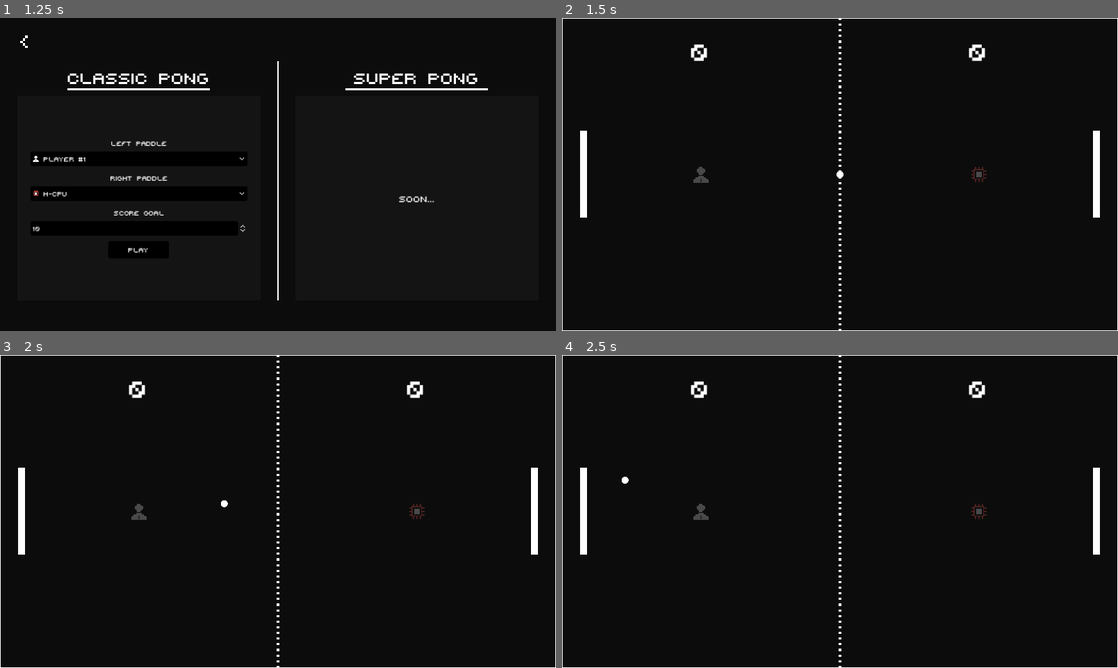
Above: before the commit, frames 1-4 (two rows, left to right).
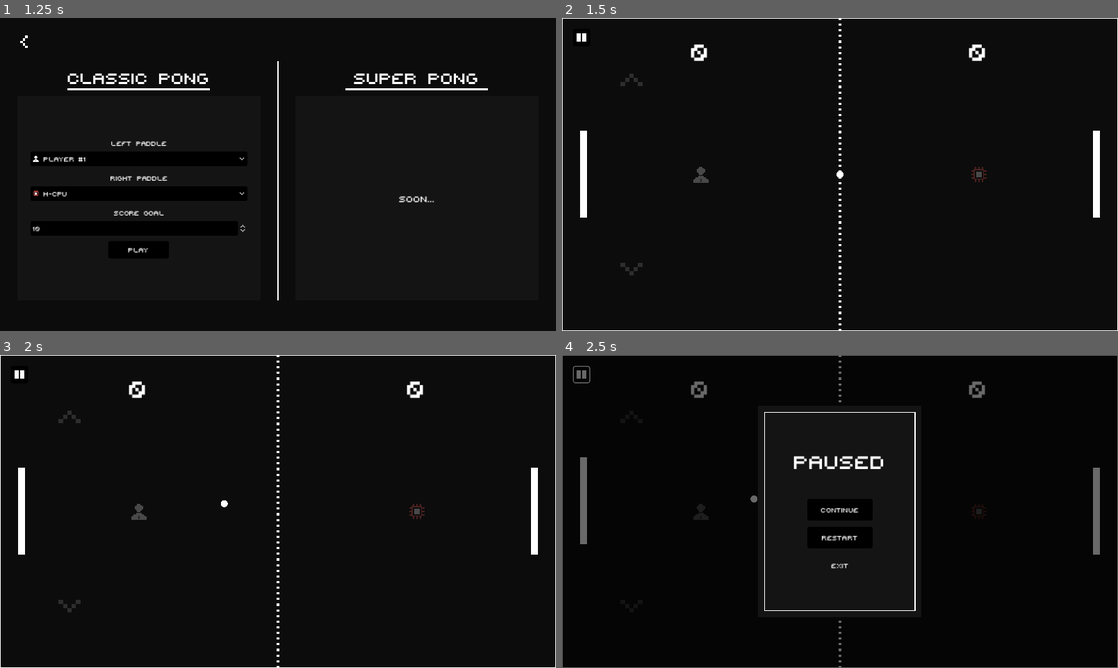
Above: after the commit, the same moments.

Repository: IamFastre/super-pong
Game: Godot game, scene res://scenes/levels/main_menu.tscn
Same seed, same stepped clock (60 frames per second), same inputs: the game is played once before the commit and once after it.
Inputs (mouse positions are in pixels of both pictures, inside the frame that each line leads up to):
- Up to frame 1 (1.25 s): click "Start" at 0.5 s
- Up to frame 2 (1.5 s): click "Play" at 1.25 s
- Up to frame 3 (2 s): no input
- Up to frame 4 (2.5 s): click (584, 373) at 2.02 s

Frame 1 is identical in both runs. In frame 2, 0.1% of the frame differs, in the area x 2-15%, y 4-83%; in frame 3, 0.1%; in frame 4, 3.0%, in the area x 0-100%, y 0-100%.

Commit message:
touch screen overlay

Diff:
--- a/project.godot
+++ b/project.godot
@@ -88,6 +88,10 @@
 ]
 }
 
+[input_devices]
+
+pointing/emulate_touch_from_mouse=true
+
 [rendering]
 
 environment/defaults/default_clear_color=Color(0.0470588, 0.0470588, 0.0470588, 1)
--- a/scenes/levels/classic_game.tscn
+++ b/scenes/levels/classic_game.tscn
@@ -9,8 +9,7 @@
 [ext_resource type="PackedScene" uid="uid://dvb1h8bxlrwhn" path="res://scenes/wall.tscn" id="5_vegqf"]
 [ext_resource type="Texture2D" uid="uid://cydgbs0cjm5ip" path="res://assets/sprites/net.png" id="6_4ac5h"]
 [ext_resource type="Texture2D" uid="uid://c4ttu450ldlbl" path="res://assets/icons/cpu.png" id="6_gs3vl"]
-[ext_resource type="Theme" uid="uid://6okv6pwxtji0" path="res://ui/themes/main.tres" id="9_gurx6"]
-[ext_resource type="Texture2D" uid="uid://bhbp6560u0mtw" path="res://ui/assets/pause.png" id="10_n6lk1"]
+[ext_resource type="PackedScene" uid="uid://dkxh6emd3snvb" path="res://scenes/touch_overlay.tscn" id="10_jr1qp"]
 
 [node name="Classic" type="Node" node_paths=PackedStringArray("left_goal", "left_label", "left_icon", "right_goal", "right_label", "right_icon")]
 script = ExtResource("1_ubcwj")
@@ -135,31 +134,8 @@
 width = 2.0
 antialiased = true
 
-[node name="HUD" type="Control" parent="."]
-visible = false
-layout_mode = 3
-anchors_preset = 0
-offset_right = 1280.0
-offset_bottom = 720.0
-theme = ExtResource("9_gurx6")
-
-[node name="PauseButton" type="Button" parent="HUD"]
-texture_filter = 1
-layout_mode = 1
-anchors_preset = -1
-anchor_left = 0.035
-anchor_top = 0.062
-anchor_right = 0.035
-anchor_bottom = 0.062
-offset_left = -19.8
-offset_top = -19.64
-offset_right = 20.2
-offset_bottom = 20.36
-grow_horizontal = 2
-icon = ExtResource("10_n6lk1")
-expand_icon = true
-
 [node name="Camera2D" type="Camera2D" parent="."]
 position = Vector2(640, 360)
 
-[connection signal="pressed" from="HUD/PauseButton" to="." method="pause"]
+[node name="TouchOverlay" parent="." node_paths=PackedStringArray("game") instance=ExtResource("10_jr1qp")]
+game = NodePath("..")
--- a/scenes/levels/scripts/game_mode.gd
+++ b/scenes/levels/scripts/game_mode.gd
@@ -47,7 +47,7 @@
 		for b in balls:
 			b.movement_disabled = not running
 
-		Input.set_mouse_mode(Input.MOUSE_MODE_HIDDEN if value else Input.MOUSE_MODE_VISIBLE)
+		Input.set_mouse_mode(Input.MOUSE_MODE_HIDDEN if running else Input.MOUSE_MODE_VISIBLE)
 
 var balls:Array[BallNode]
 
--- a/scenes/levels/super_game.tscn
+++ b/scenes/levels/super_game.tscn
@@ -10,8 +10,7 @@
 [ext_resource type="PackedScene" uid="uid://5i38r16ygifq" path="res://scenes/paddles/speedy_paddle.tscn" id="5_cfg58"]
 [ext_resource type="PackedScene" uid="uid://dvb1h8bxlrwhn" path="res://scenes/wall.tscn" id="5_lcdnq"]
 [ext_resource type="Texture2D" uid="uid://cydgbs0cjm5ip" path="res://assets/sprites/net.png" id="6_liov1"]
-[ext_resource type="Theme" uid="uid://6okv6pwxtji0" path="res://ui/themes/main.tres" id="8_gshl0"]
-[ext_resource type="Texture2D" uid="uid://bhbp6560u0mtw" path="res://ui/assets/pause.png" id="9_yhjls"]
+[ext_resource type="PackedScene" uid="uid://dkxh6emd3snvb" path="res://scenes/touch_overlay.tscn" id="11_lbd37"]
 
 [node name="SuperGame" type="Node" node_paths=PackedStringArray("left_goal", "left_label", "left_icon", "right_goal", "right_label", "right_icon")]
 script = ExtResource("1_s71rq")
@@ -137,29 +136,8 @@
 width = 2.0
 antialiased = true
 
-[node name="HUD" type="Control" parent="."]
-visible = false
-layout_mode = 3
-anchors_preset = 0
-offset_right = 1280.0
-offset_bottom = 720.0
-theme = ExtResource("8_gshl0")
-
-[node name="PauseButton" type="Button" parent="HUD"]
-texture_filter = 1
-layout_mode = 1
-anchors_preset = -1
-anchor_left = 0.035
-anchor_top = 0.062
-anchor_right = 0.035
-anchor_bottom = 0.062
-offset_left = -19.8
-offset_top = -19.64
-offset_right = 20.2
-offset_bottom = 20.36
-grow_horizontal = 2
-icon = ExtResource("9_yhjls")
-expand_icon = true
-
 [node name="Camera2D" type="Camera2D" parent="."]
 position = Vector2(640, 360)
+
+[node name="TouchOverlay" parent="." node_paths=PackedStringArray("game") instance=ExtResource("11_lbd37")]
+game = NodePath("..")
--- /dev/null
+++ b/scenes/scripts/touch_overlay.gd
@@ -0,0 +1,35 @@
+extends Control
+
+@export var game:GameMode
+
+@export_group("Left", "left_")
+@export var left_parent:Node2D
+@export var left_up:TouchScreenButton
+@export var left_ability:TouchScreenButton
+@export var left_down:TouchScreenButton
+
+@export_group("Right", "right_")
+@export var right_parent:Node2D
+@export var right_up:TouchScreenButton
+@export var right_ability:TouchScreenButton
+@export var right_down:TouchScreenButton
+
+@onready var pause_button:Button = $PauseButton
+
+func _ready() -> void:
+	visible = Utilities.has_touch_screen
+	pause_button.pressed.connect(game.pause)
+
+	if game.left_info.is_human:
+		left_up.action      = "p%s_up" % game.left_info.mode
+		left_ability.action = "p%s_ability" % game.left_info.mode
+		left_down.action    = "p%s_down" % game.left_info.mode
+	else:
+		left_parent.visible = false
+
+	if game.right_info.is_human:
+		right_up.action      = "p%s_up" % game.right_info.mode
+		right_ability.action = "p%s_ability" % game.right_info.mode
+		right_down.action    = "p%s_down" % game.right_info.mode
+	else:
+		right_parent.visible = false
--- /dev/null
+++ b/scenes/touch_overlay.tscn
@@ -0,0 +1,106 @@
+[gd_scene load_steps=8 format=3 uid="uid://dkxh6emd3snvb"]
+
+[ext_resource type="Theme" uid="uid://6okv6pwxtji0" path="res://ui/themes/main.tres" id="1_ybbqi"]
+[ext_resource type="Script" path="res://scenes/scripts/touch_overlay.gd" id="2_cqu4o"]
+[ext_resource type="Texture2D" uid="uid://bhbp6560u0mtw" path="res://ui/assets/pause.png" id="3_73ras"]
+[ext_resource type="Texture2D" uid="uid://ksnba1r771nk" path="res://ui/assets/dropdown.png" id="4_q2lri"]
+
+[sub_resource type="RectangleShape2D" id="RectangleShape2D_okuox"]
+size = Vector2(320, 285)
+
+[sub_resource type="RectangleShape2D" id="RectangleShape2D_ony81"]
+size = Vector2(320, 150)
+
+[sub_resource type="RectangleShape2D" id="RectangleShape2D_8pddn"]
+size = Vector2(320, 285)
+
+[node name="TouchOverlay" type="Control" node_paths=PackedStringArray("left_parent", "left_up", "left_ability", "left_down", "right_parent", "right_up", "right_ability", "right_down")]
+z_index = 1
+layout_mode = 3
+anchors_preset = 0
+offset_right = 1280.0
+offset_bottom = 720.0
+theme = ExtResource("1_ybbqi")
+script = ExtResource("2_cqu4o")
+left_parent = NodePath("PlayerLeft")
+left_up = NodePath("PlayerLeft/Up")
+left_ability = NodePath("PlayerLeft/Ability")
+left_down = NodePath("PlayerLeft/Down")
+right_parent = NodePath("PlayerRight")
+right_up = NodePath("PlayerRight/Up")
+right_ability = NodePath("PlayerRight/Ability")
+right_down = NodePath("PlayerRight/Down")
+
+[node name="PauseButton" type="Button" parent="."]
+texture_filter = 1
+layout_mode = 1
+anchors_preset = -1
+anchor_left = 0.035
+anchor_top = 0.062
+anchor_right = 0.035
+anchor_bottom = 0.062
+offset_left = -19.8
+offset_top = -19.64
+offset_right = 20.2
+offset_bottom = 20.36
+grow_horizontal = 2
+icon = ExtResource("3_73ras")
+expand_icon = true
+
+[node name="PlayerLeft" type="Node2D" parent="."]
+position = Vector2(160, 360)
+
+[node name="Up" type="TouchScreenButton" parent="PlayerLeft"]
+position = Vector2(0, -217.5)
+shape = SubResource("RectangleShape2D_okuox")
+passby_press = true
+
+[node name="Icon" type="Sprite2D" parent="PlayerLeft/Up"]
+modulate = Color(1, 1, 1, 0.137255)
+texture_filter = 1
+scale = Vector2(5, 5)
+texture = ExtResource("4_q2lri")
+flip_v = true
+
+[node name="Ability" type="TouchScreenButton" parent="PlayerLeft"]
+shape = SubResource("RectangleShape2D_ony81")
+
+[node name="Down" type="TouchScreenButton" parent="PlayerLeft"]
+position = Vector2(0, 217.5)
+shape = SubResource("RectangleShape2D_8pddn")
+passby_press = true
+
+[node name="Icon" type="Sprite2D" parent="PlayerLeft/Down"]
+modulate = Color(1, 1, 1, 0.137255)
+texture_filter = 1
+scale = Vector2(5, 5)
+texture = ExtResource("4_q2lri")
+
+[node name="PlayerRight" type="Node2D" parent="."]
+position = Vector2(1120, 360)
+
+[node name="Up" type="TouchScreenButton" parent="PlayerRight"]
+position = Vector2(0, -217.5)
+shape = SubResource("RectangleShape2D_okuox")
+passby_press = true
+
+[node name="Icon" type="Sprite2D" parent="PlayerRight/Up"]
+modulate = Color(1, 1, 1, 0.137255)
+texture_filter = 1
+scale = Vector2(5, 5)
+texture = ExtResource("4_q2lri")
+flip_v = true
+
+[node name="Ability" type="TouchScreenButton" parent="PlayerRight"]
+shape = SubResource("RectangleShape2D_ony81")
+
+[node name="Down" type="TouchScreenButton" parent="PlayerRight"]
+position = Vector2(0, 217.5)
+shape = SubResource("RectangleShape2D_8pddn")
+passby_press = true
+
+[node name="Icon" type="Sprite2D" parent="PlayerRight/Down"]
+modulate = Color(1, 1, 1, 0.137255)
+texture_filter = 1
+scale = Vector2(5, 5)
+texture = ExtResource("4_q2lri")
--- a/scripts/utilities.gd
+++ b/scripts/utilities.gd
@@ -2,6 +2,9 @@
 
 @onready var screensize:Vector2 = get_viewport().content_scale_size
 @onready var center:Vector2 = screensize / 2
+@onready var has_touch_screen:bool = DisplayServer.is_touchscreen_available()
+
+#=====================================================================#
 
 func _input(event:InputEvent) -> void:
 	if event.is_action_pressed("quit_app"):
Not shown: 1 places in scenes/levels/classic_game.tscn that only renumber resources
Not shown: 1 places in scenes/levels/super_game.tscn that only renumber resources
